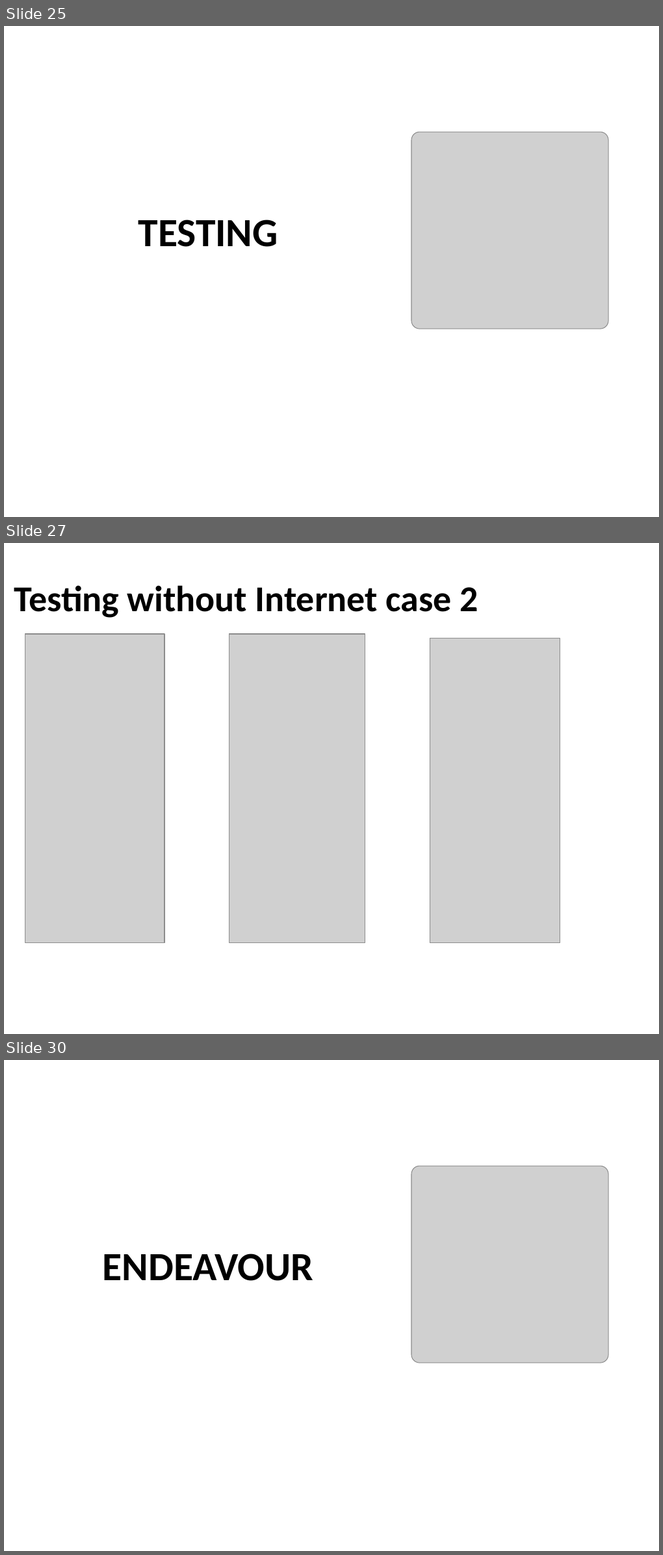
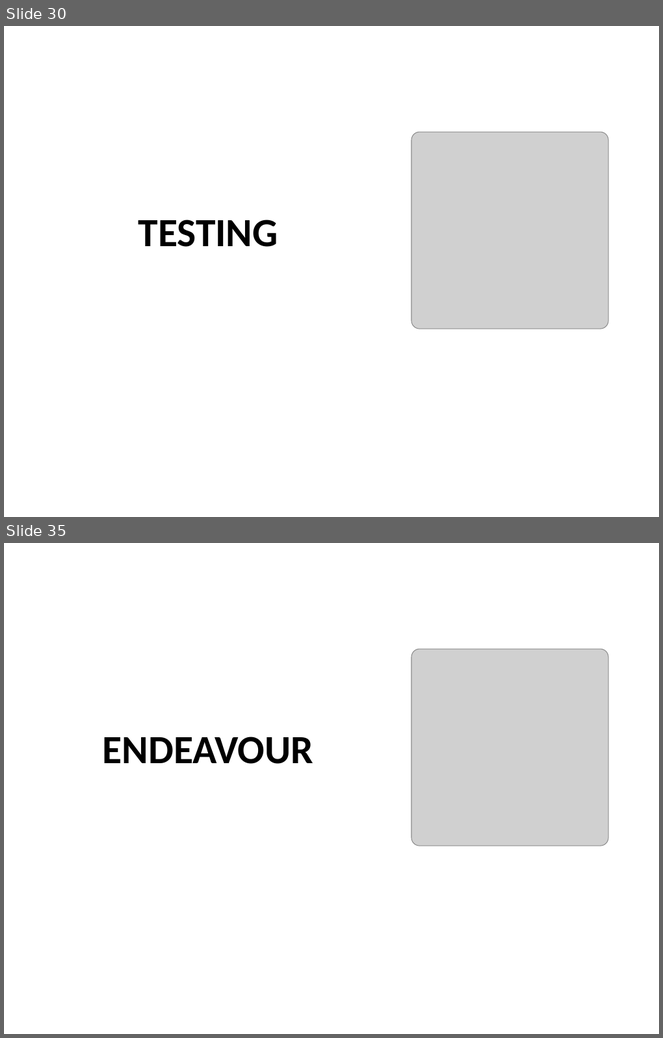
Before and after one commit to HAMZAZAWARI2/selfdm_, a slide deck: Fyp_presentation_part_01.pptx. Shown one above the other, each under a label of ours: slides 25, 27 and 30 before the commit, slides 30 and 35 after it; the slides between them are not shown. The pictures are 663x1555 and 663x1038 pixels, drawn with LibreOffice and Linux fonts; fonts in the diff are those of the drawing; grey boxes stand for pictures; background and template pictures are left out. Boxes give left, top, right and bottom in pixels: in the first picture for what was removed or moved away, otherwise in the second. Text is boxed around its words. In the diff, an @@ line names an element or a change of style, - is before the commit and + after.

```diff
--- a/Fyp_presentation_part_01.pptx
+++ b/Fyp_presentation_part_01.pptx
@@ slide 27 removed at (4, 543, 659, 1034), background picture (left out) @@
@@ title removed at (14, 585, 478, 618) @@
-Testing without Internet case 2
@@ picture removed at (25, 634, 165, 943) @@
@@ picture removed at (230, 634, 365, 943) @@
@@ picture removed at (430, 638, 560, 943) @@
@@ what was slide 25 is now slide 30 @@
@@ what was slide 30 is now slide 35 @@
```
Also in this commit, not shown: 7 slides changed, 10 slides added, 6 other slides removed.
